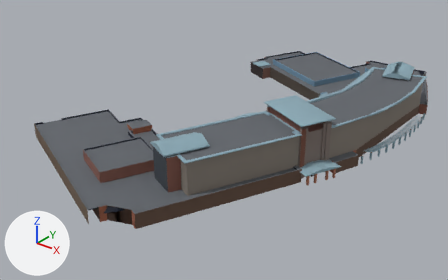
The glTF model public/twins/chatt/models/the-chattanoogan-hotel.glb: old version first, new version second.
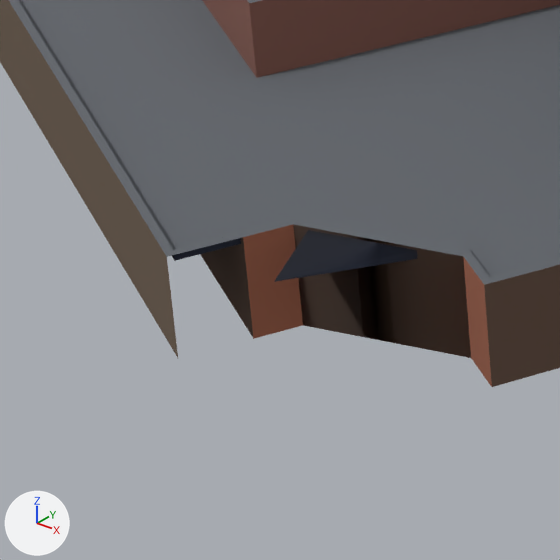
There are two pictures of each version: one whole from a 50 mm camera at (145.0, -198.0, 110.0) aimed at (-8.0, -7.0, -8.0), one close up on the part from 14% to 33% of the width and 61% to 91% of the height. Lighting does not change. The marker at lower left points along +X, +Y and +Z. The first two pictures are the older version. Where no turn or scale is listed for an object, it has been applied to the vertices. Vertices at exactly the same position are counted once.
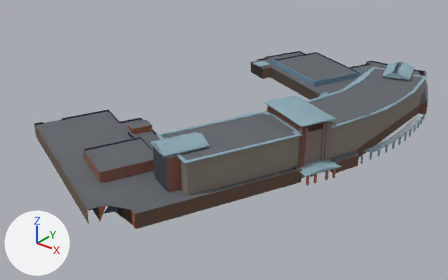
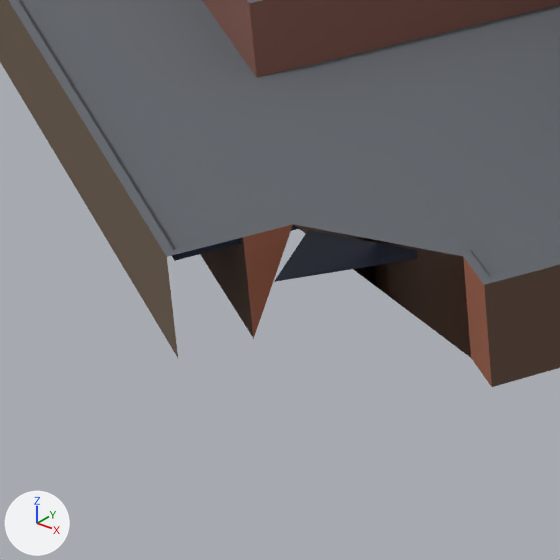
Boxes [x1, y1, x2, y2] around the edits, measured in the close-ups (560 x 560 px):
part 1 of me_mesh_2, deleted (brown)
    before: [254, 224, 471, 358]

Edits to the bpy script that builds the scene:
```text
Change me_mesh_2:
    used by ob_mesh_2; location = (3.42, 8.58, 10.58)
    remove me_mesh_2.from_pydata(...)  # 1038 vertices, 1745 faces; spans x -63.0..58.0, y -104.0..87.0, z -11.0..11.0
    add me_mesh_2.from_pydata(...)  # 1034 vertices, 1712 faces; spans x -63.0..58.0, y -104.0..87.0, z -11.0..11.0
    me_mesh_2 part 1: 1 vertex removed from x 7.0, y -98.0, z -11.0
    other edits to the shape of me_mesh_2 do not show in these pictures
```
